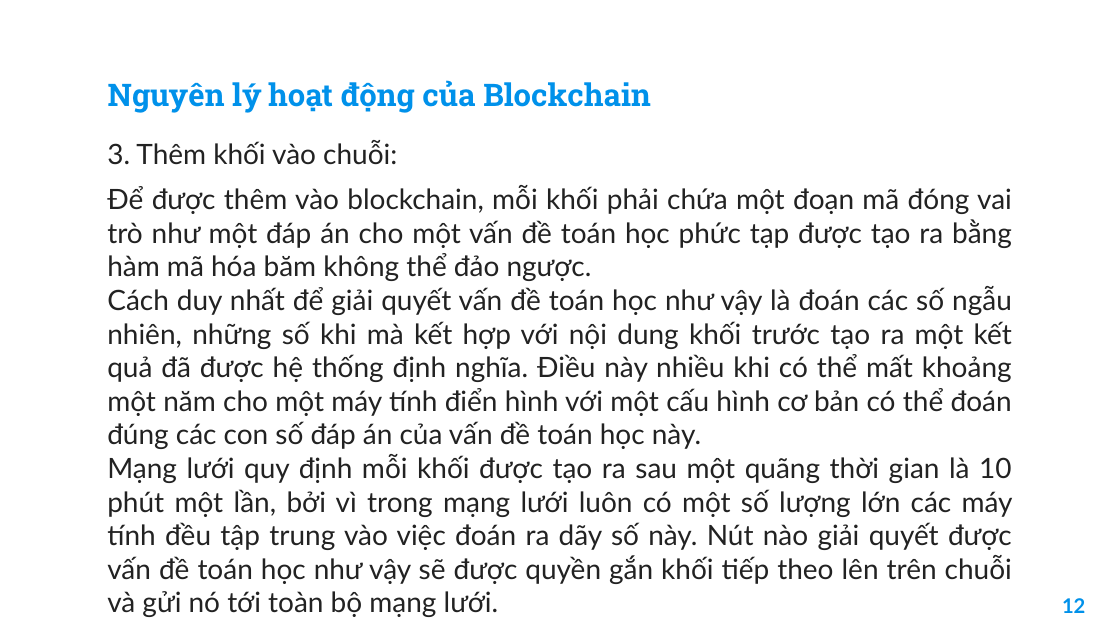
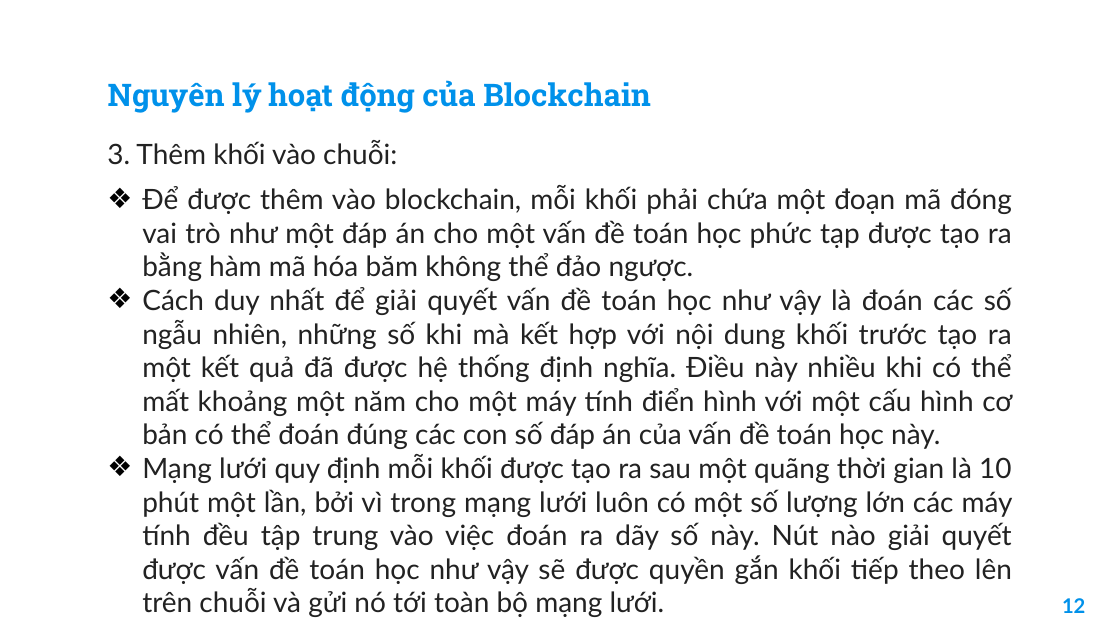
Before and after one commit to TccKaiCi/blockChainWallet, a slide deck: slide 13 of atbmhttt2.pptx. Drawn at 1120x630 pixels with LibreOffice and Linux fonts; fonts in the diff are those of the drawing; background and template pictures are left out. Boxes give left, top, right and bottom in pixels: in the first picture for what was removed or moved away, otherwise in the second. Text is boxed around its words. In the diff, an @@ line names an element or a change of style, - is before the commit and + after.

```diff
--- a/atbmhttt2.pptx
+++ b/atbmhttt2.pptx
@@ text "Để được thêm vào blockchain, ..." at box(142, 185, 1013, 617): bullet none to ❖ @@
```
Also in this commit, not shown: 4 other slides changed, 8 other files.
